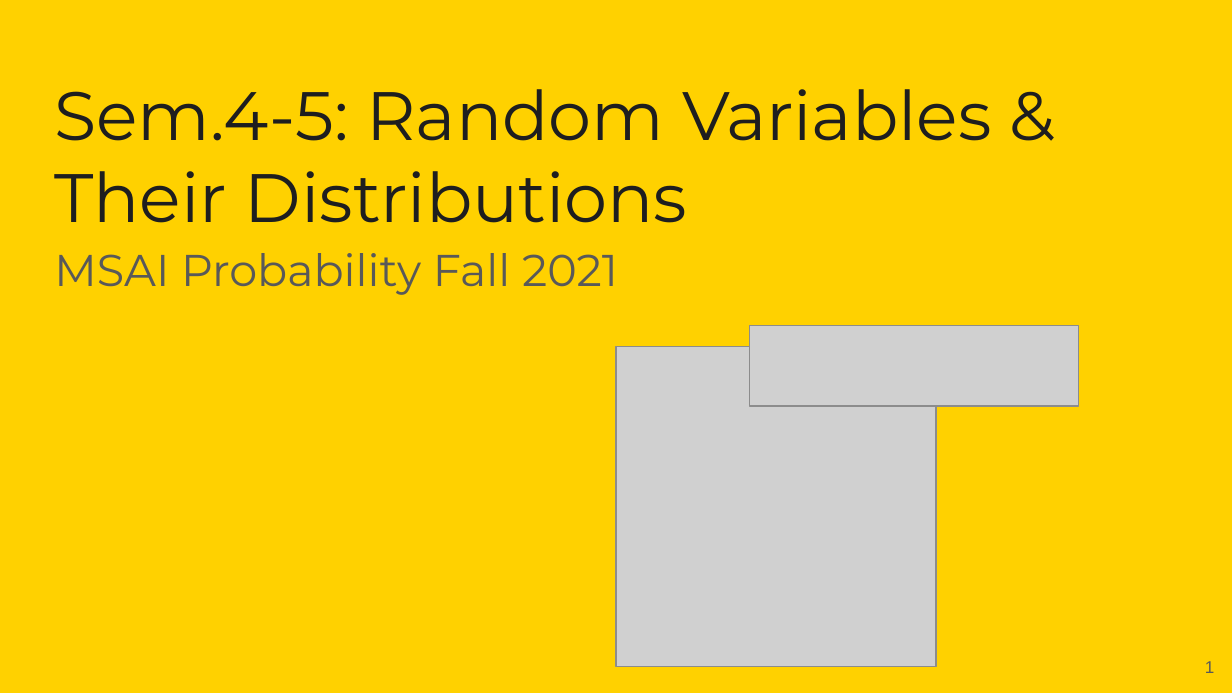
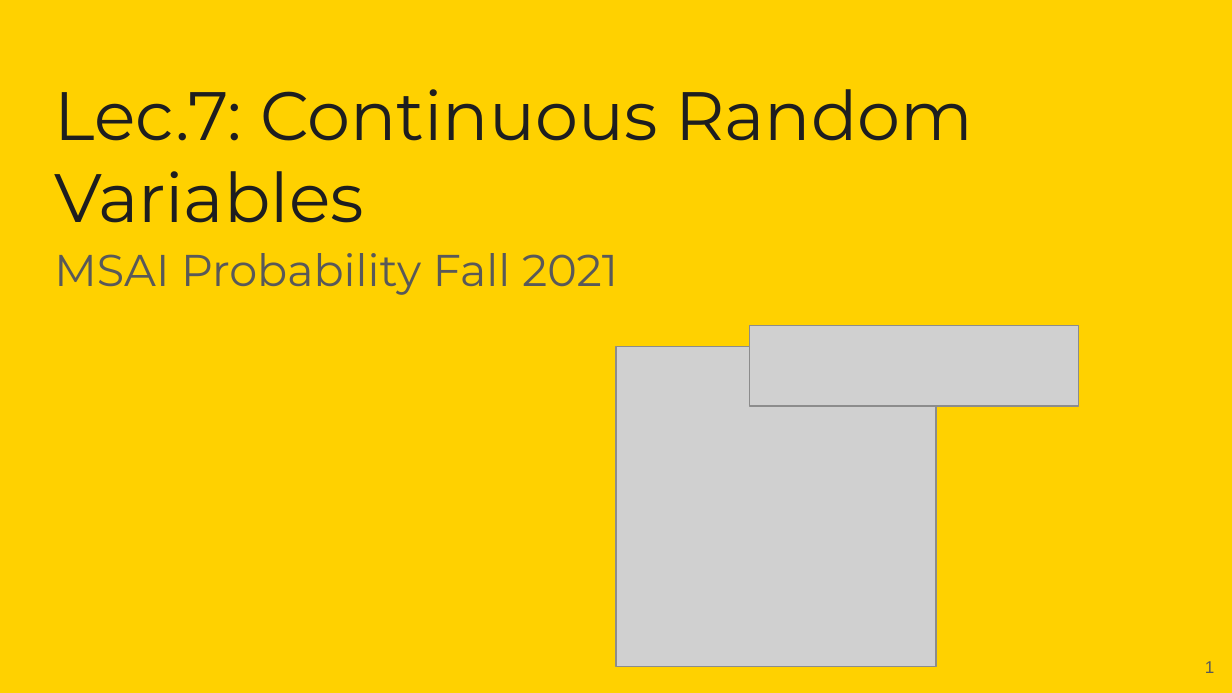
Before and after one commit to girafe-ai/msai-probability, a slide deck: slide 1 of Lecture_Slides/recordings_thumbnail.pptx. Drawn at 1232x693 pixels with LibreOffice and Linux fonts; fonts in the diff are those of the drawing; grey boxes stand for pictures; background and template pictures are left out. Boxes give left, top, right and bottom in pixels: in the first picture for what was removed or moved away, otherwise in the second. Text is boxed around its words. In the diff, an @@ line names an element or a change of style, - is before the commit and + after.

Commit message:
lectures 6.2 and 7 slides

```diff
--- a/Lecture_Slides/recordings_thumbnail.pptx
+++ b/Lecture_Slides/recordings_thumbnail.pptx
@@ title at box(54, 89, 973, 223): text changed @@
-Sem.4-5: Random Variables & Their Distributions
+Lec.7: Continuous Random Variables
```
Also in this commit, not shown: 10 other files.
